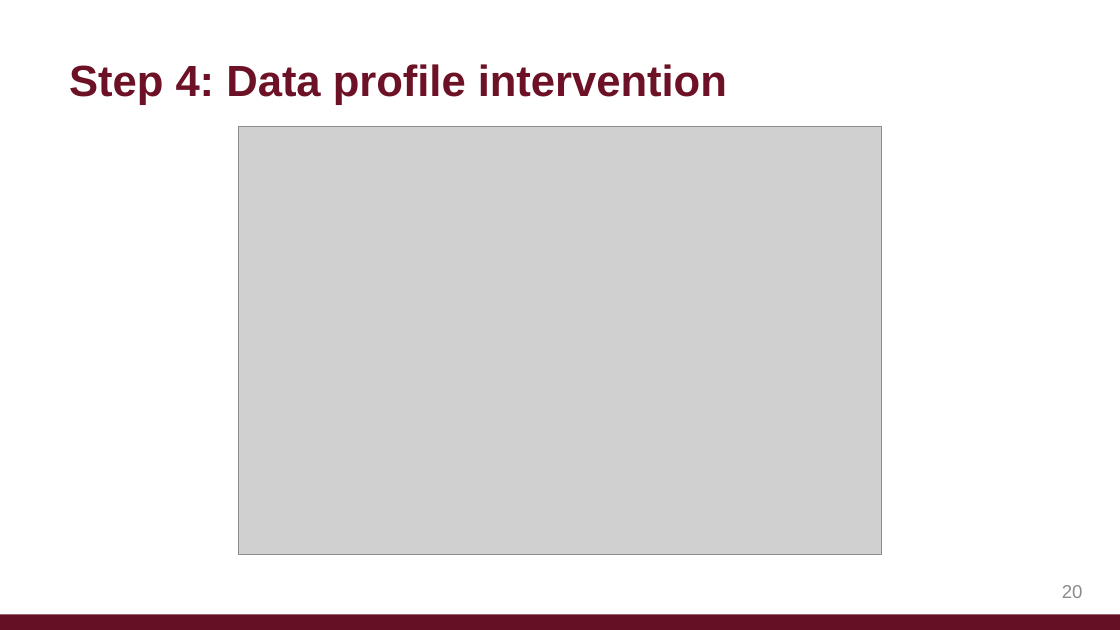
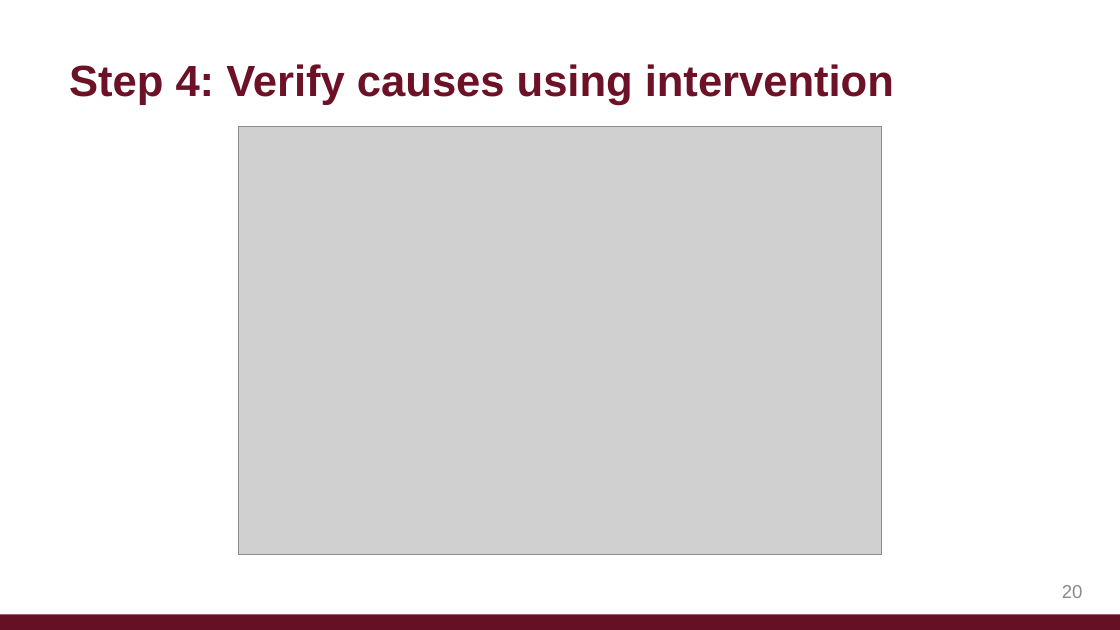
Before and after one commit to afariha/afariha.github.io, a slide deck: slide 20 of posters_and_slides/NWDS_2023_Talk.pptx. Drawn at 1120x630 pixels with LibreOffice and Linux fonts; fonts in the diff are those of the drawing; grey boxes stand for pictures. Boxes give left, top, right and bottom in pixels: in the first picture for what was removed or moved away, otherwise in the second. Text is boxed around its words. In the diff, an @@ line names an element or a change of style, - is before the commit and + after.

```diff
--- a/posters_and_slides/NWDS_2023_Talk.pptx
+++ b/posters_and_slides/NWDS_2023_Talk.pptx
@@ text at [69,64,894,105]: text changed @@
-Step 4: Data profile intervention
+Step 4: Verify causes using intervention
```
Also in this commit, not shown: 4 other slides changed, 1 slide added, 1 slide removed, 1 other file.
